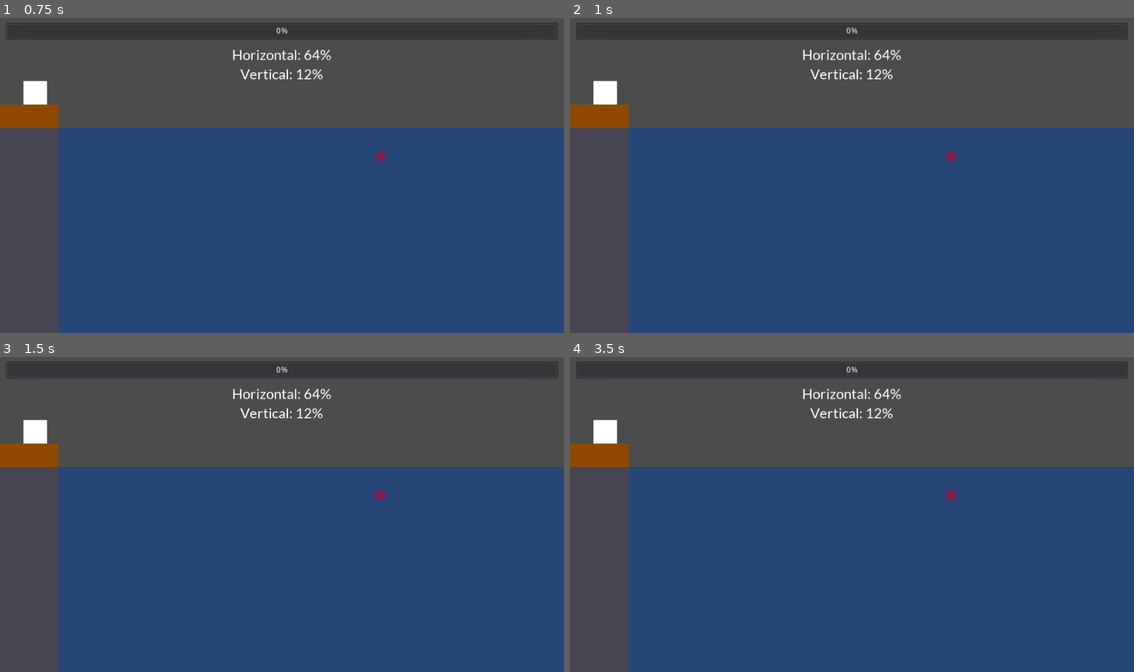
Above: before the commit, frames 1-4 (two rows, left to right).
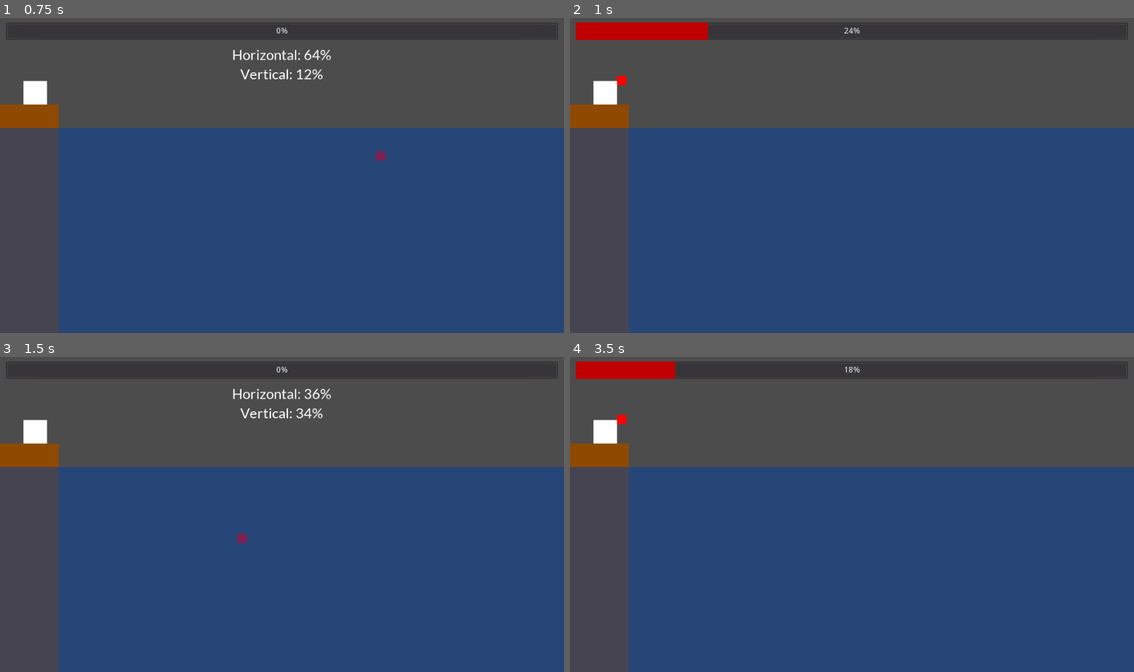
Above: after the commit, the same moments.

Repository: deengames-prototypes/frontier-planet
Game: Godot game, scene res://Scenes/Fishing.tscn
The game is run twice, just before and just after one commit, with the same random seed, the same clock (stepped at 60 frames per second) and the same inputs. This scene is started directly instead of the project's main scene.
Inputs:
- Up to frame 1 (0.75 s): tap Enter (ui_accept) at 0.5, 0.6 s; hold Right (ui_right) from 0.53 s (still down)
- Up to frame 2 (1 s): keep holding Right (ui_right); tap Enter (ui_accept) at 0.77 s
- Up to frame 3 (1.5 s): tap Enter (ui_accept) at 1.07, 1.35 s; release Right (ui_right) at 1.28 s; hold Down (ui_down) from 1.28 s (still down)
- Up to frame 4 (3.5 s): tap Enter (ui_accept) at 1.52, 1.82, 2.1, 2.75, 2.85, 3.02, 3.32 s; release Down (ui_down) at 2.03 s; hold Right (ui_right) 2.03-2.78 s; hold Up (ui_up) from 2.78 s (still down)

Frame 1 is identical in both runs. In frame 2, 1.9% of the frame differs, in the area x 1-69%, y 1-46%; in frame 3, 0.2%; in frame 4, 1.6%.

Commit message:
You can reset/retrieve bobber in fishing

Diff:
--- a/prototype/Scenes/Fishing.gd
+++ b/prototype/Scenes/Fishing.gd
@@ -4,12 +4,11 @@
 
 var _horizontal_percent = -1
 var _vertical_percent = -1
-
-var _casting_horizontally = true
 var _increasing_value = true
 
 onready var HORIZONTAL_RANGE = $Ocean.margin_right - $RiverBank.margin_right - $Bobber.get_child(0).margin_right
 onready var VERTICAL_RANGE = $Ocean.margin_bottom - $Ocean.margin_top - $Bobber.get_child(0).margin_bottom
+onready var BOBBER_HOME = $Bobber.position
 
 func _process(delta):
 	if _horizontal_percent == -1 or _vertical_percent == -1:
@@ -23,9 +22,8 @@
 				_increasing_value = true
 
 		if Input.is_action_just_pressed("ui_accept"):
-			if _casting_horizontally:
+			if _horizontal_percent == -1:
 				_horizontal_percent = $ProgressBar.value
-				_casting_horizontally = false
 				$ProgressBar/Label.text = "Horizontal: " + str(_horizontal_percent) + "%"
 				$ProgressBar.value = 0
 				$Bobber.position.x = $RiverBank.margin_right + (_horizontal_percent / 100.0) * HORIZONTAL_RANGE
@@ -34,3 +32,8 @@
 				$ProgressBar/Label.text += "\nVertical: " + str(_vertical_percent) + "%"
 				$ProgressBar.value = 0
 				$Bobber.position.y = $Ocean.margin_top + (_vertical_percent / 100.0) * VERTICAL_RANGE
+	elif Input.is_action_just_pressed("ui_accept"):
+		$Bobber.position = BOBBER_HOME
+		$ProgressBar/Label.text = ""
+		_horizontal_percent = -1
+		_vertical_percent = -1
